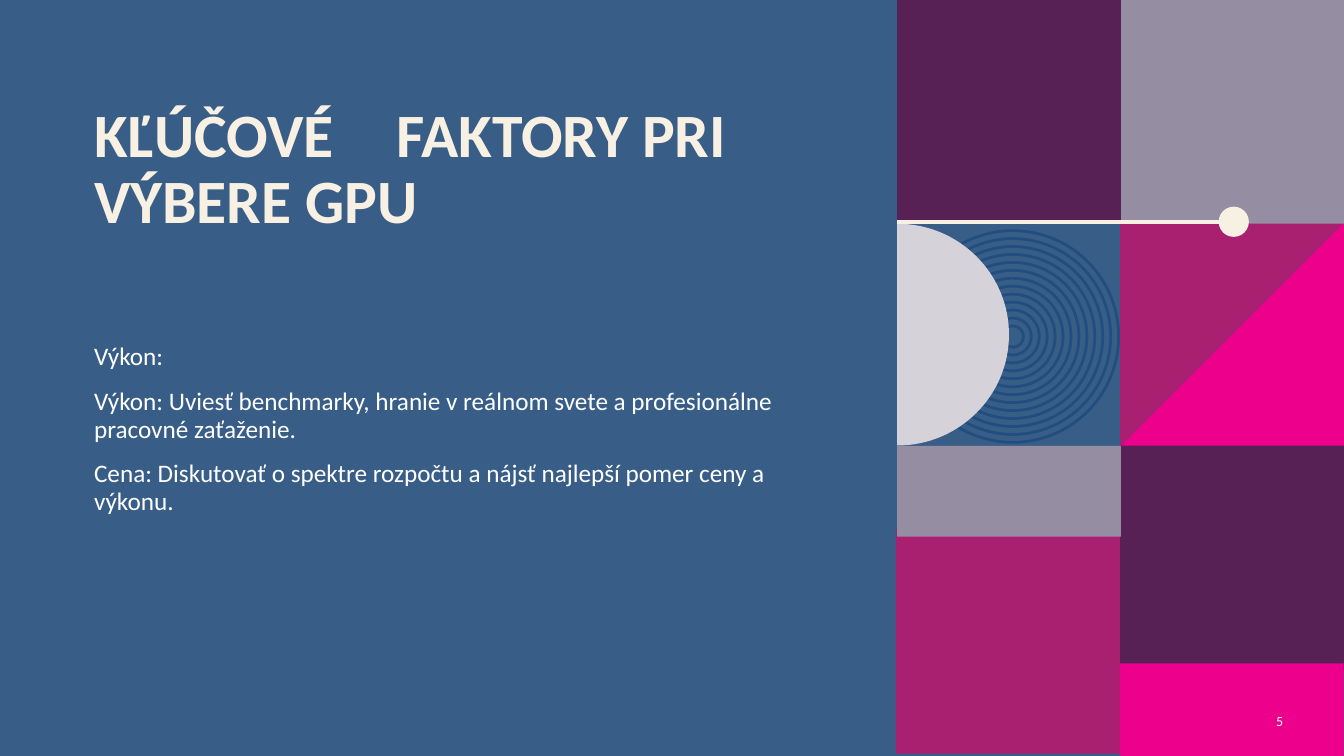
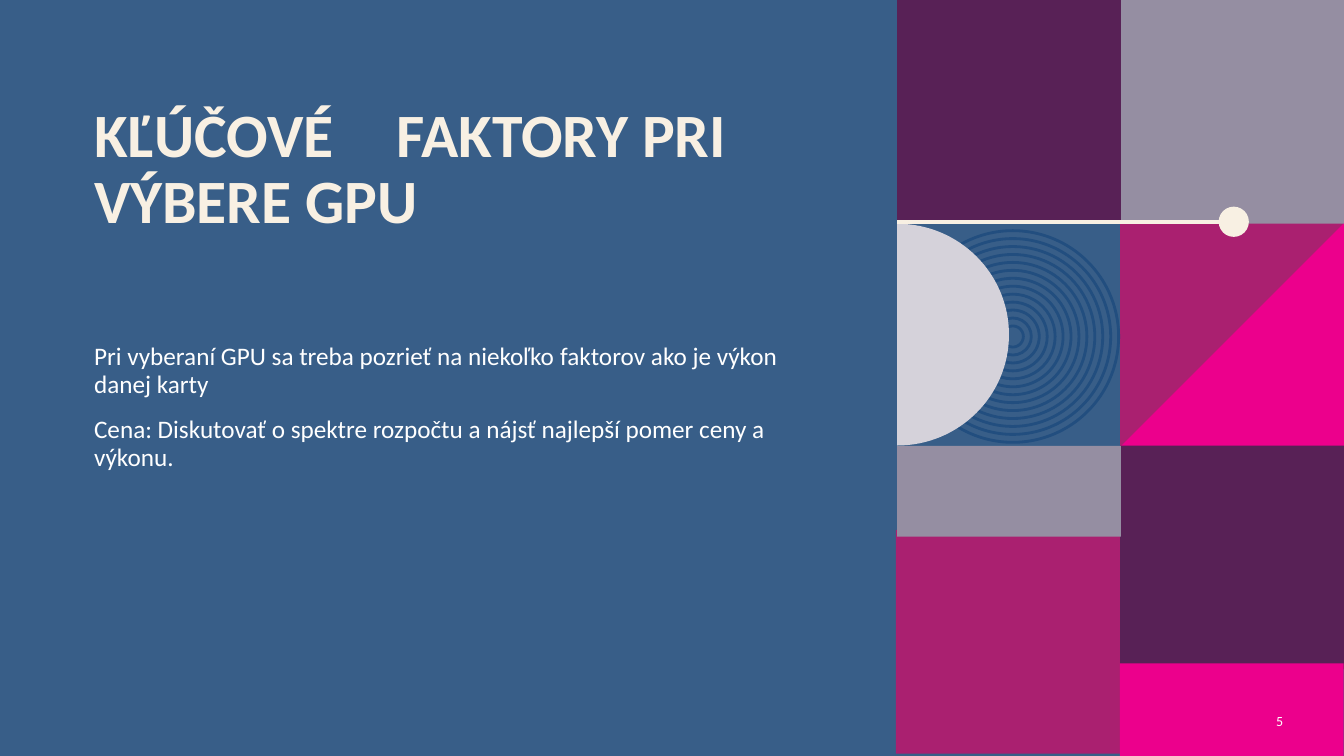
Before and after one commit to JetamAdzak/Rocnikova-praca, a slide deck: slide 5 of ROCNIKOVA_GPU_PREZ.pptx. Drawn at 1344x756 pixels with LibreOffice and Linux fonts; fonts in the diff are those of the drawing; background and template pictures are left out. Boxes give left, top, right and bottom in pixels: in the first picture for what was removed or moved away, otherwise in the second. Text is boxed around its words. In the diff, an @@ line names an element or a change of style, - is before the commit and + after.

```diff
--- a/ROCNIKOVA_GPU_PREZ.pptx
+++ b/ROCNIKOVA_GPU_PREZ.pptx
@@ text at (94,347,777,398): text changed @@
-Výkon:
-Výkon: Uviesť benchmarky, hranie v reálnom svete a profesionálne pracovné zaťaženie.
+Pri vyberaní GPU sa treba pozrieť na niekoľko faktorov ako je výkon danej karty
```
Also in this commit, not shown: 1 other slide changed, 3 slides added, 3 slides removed, 1 other file.
